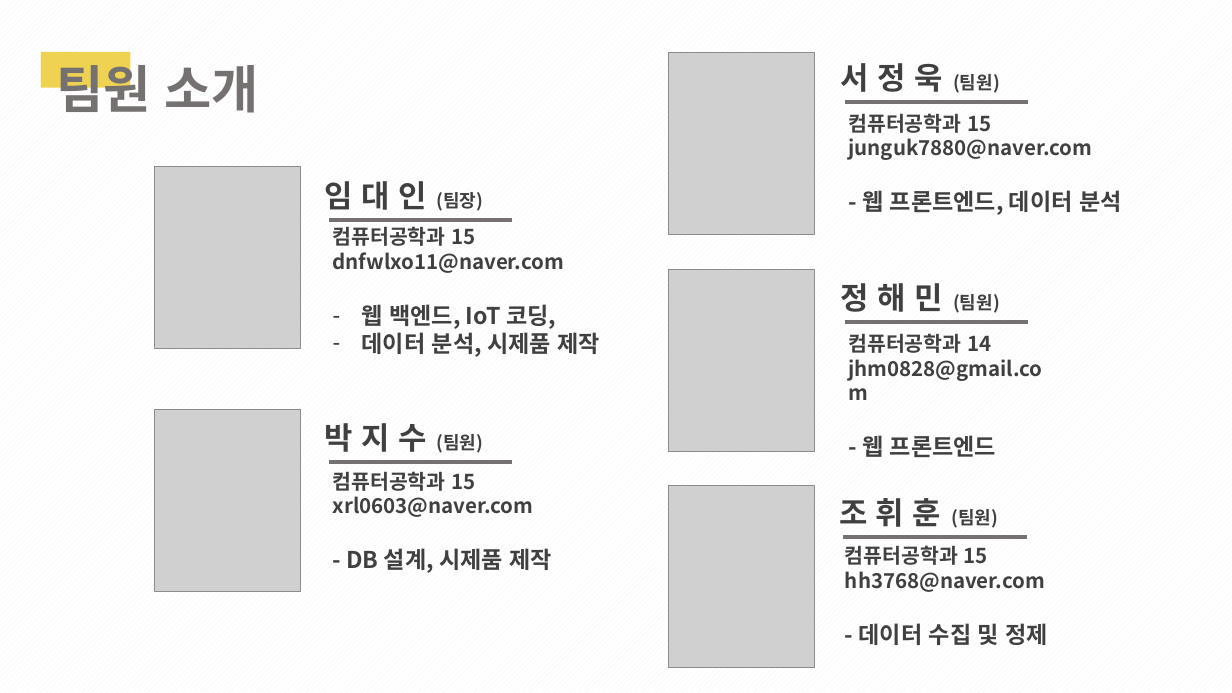
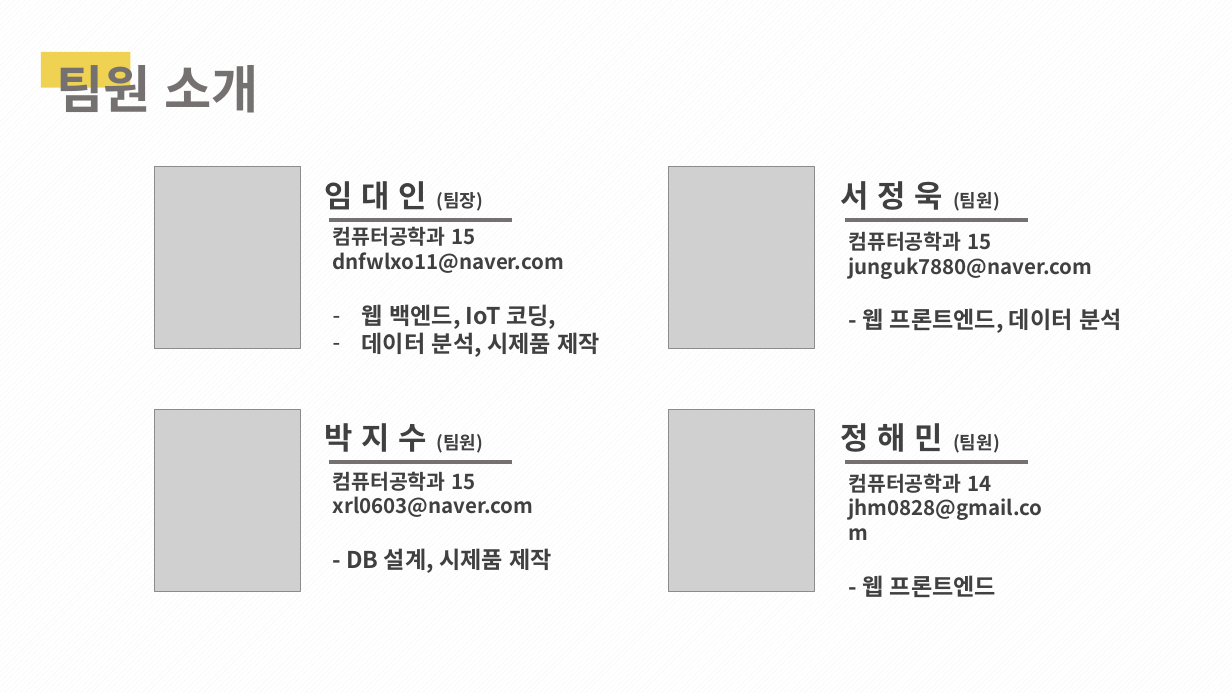
Before and after one commit to 1team-CapstonDesign1/weekly_Report, a slide deck: slide 4 of Week_11/1조_11주차_cd_발표PPT.pptx. Drawn at 1232x693 pixels with LibreOffice and Linux fonts; fonts in the diff are those of the drawing; grey boxes stand for pictures. Boxes give left, top, right and bottom in pixels: in the first picture for what was removed or moved away, otherwise in the second. Text is boxed around its words. In the diff, an @@ line names an element or a change of style, - is before the commit and + after.

```diff
--- a/Week_11/1조_11주차_cd_발표PPT.pptx
+++ b/Week_11/1조_11주차_cd_발표PPT.pptx
@@ picture moved from (x1=669, y1=53, x2=814, y2=235) to (x1=669, y1=167, x2=814, y2=349) @@
@@ 2 texts, 1 line moved together from (x1=841, y1=63, x2=1122, y2=216) to (x1=841, y1=181, x2=1122, y2=334) @@
@@ 2 texts, 1 picture, 1 line moved together from (x1=669, y1=270, x2=1042, y2=461) to (x1=669, y1=409, x2=1042, y2=601) @@
@@ picture removed at (x1=669, y1=486, x2=814, y2=668) @@
@@ text removed at (x1=839, y1=498, x2=998, y2=528) @@
-조 휘 훈 (팀원)
@@ line removed from (844, 537) to (1027, 537) @@
@@ text removed at (x1=845, y1=545, x2=1049, y2=645) @@
-컴퓨터공학과 15
-hh3768@naver.com
-- 데이터 수집 및 정제
```
Also in this commit, not shown: 21 other slides changed, 3 slides added, 1 slide removed.
